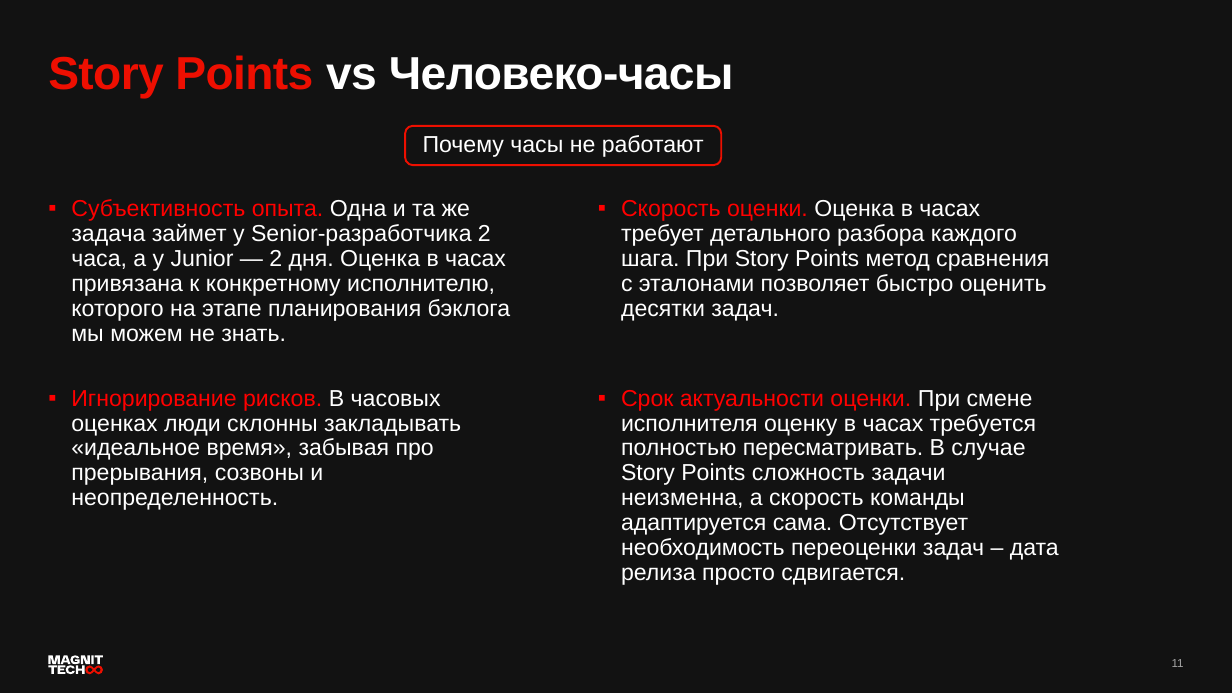
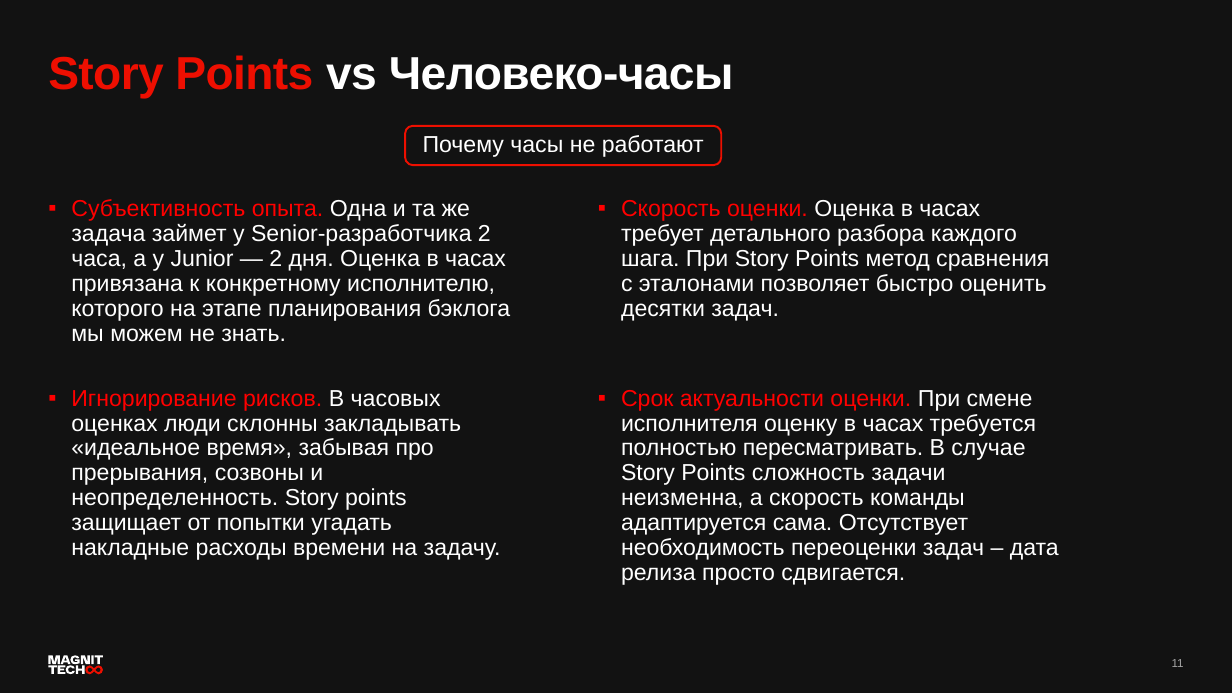
Before and after one commit to DefK0rn/software-requirements-course, a slide deck: slide 11 of lesson4_1/Таск-трекеры и бэклог.pptx. Drawn at 1232x693 pixels with LibreOffice and Linux fonts; fonts in the diff are those of the drawing. Boxes give left, top, right and bottom in pixels: in the first picture for what was removed or moved away, otherwise in the second. Text is boxed around its words. In the diff, an @@ line names an element or a change of style, - is before the commit and + after.

Commit message:
fix text

```diff
--- a/lesson4_1/Таск-трекеры и бэклог.pptx
+++ b/lesson4_1/Таск-трекеры и бэклог.pptx
@@ text at bbox=[71, 390, 501, 560]: text changed @@
-▪ Игнорирование рисков. В часовых оценках люди склонны закладывать «идеальное время», забывая про прерывания, созвоны и неопределенность.
+▪ Игнорирование рисков. В часовых оценках люди склонны закладывать «идеальное время», забывая про прерывания, созвоны и неопределенность. Story points защищает от попытки угадать накладные расходы времени на задачу.
```
Also in this commit, not shown: 1 other slide changed.
